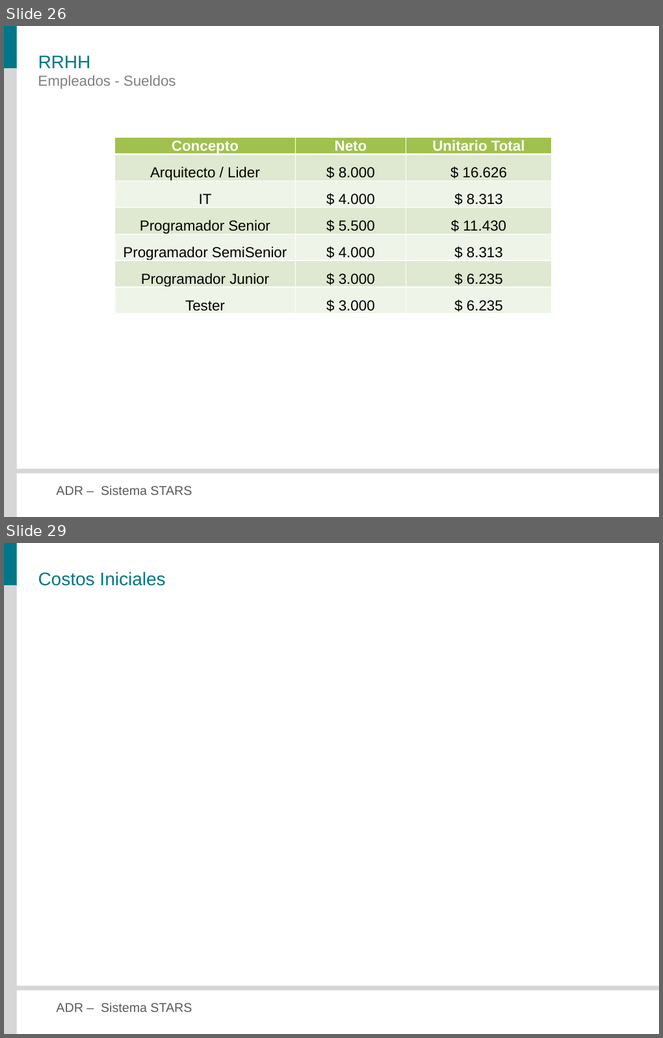
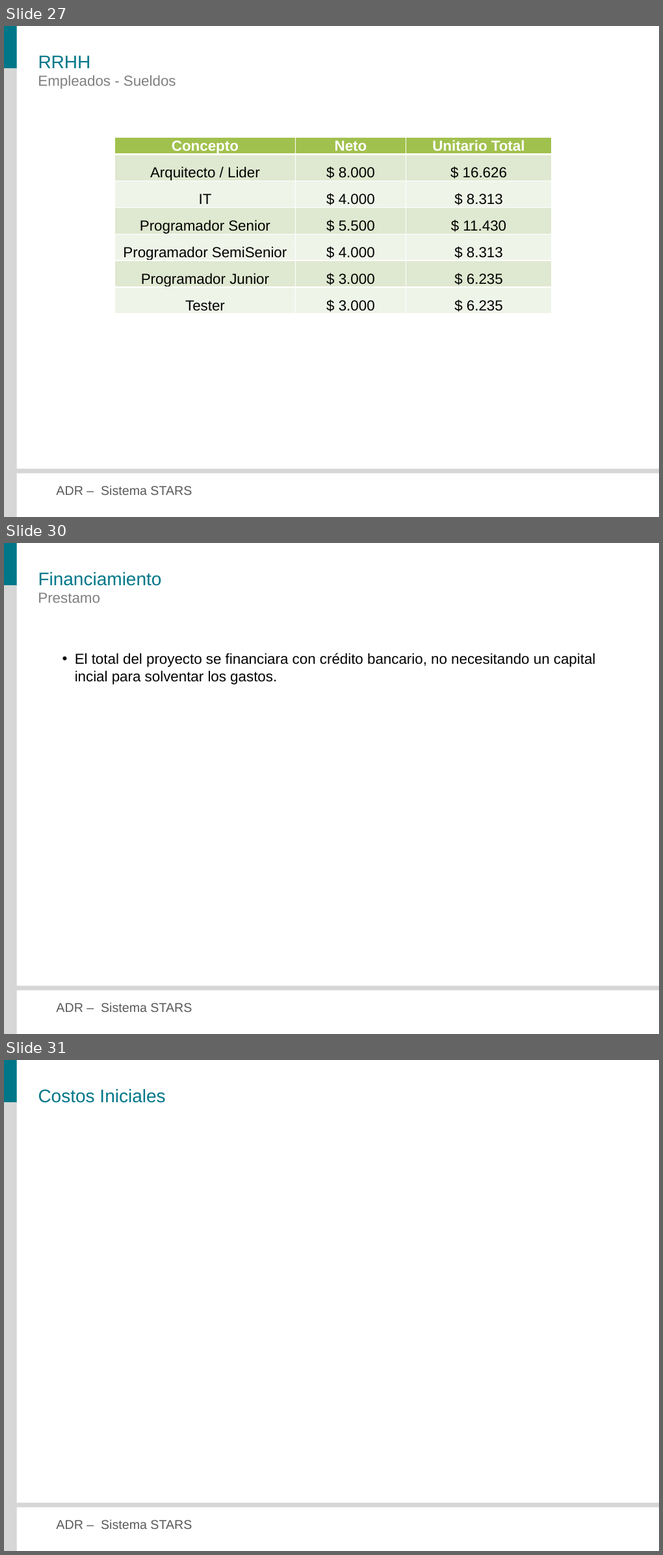
Before and after one commit to veritoreinoso/adr-2010, a slide deck: Presentacion.pptx. Shown one above the other, each under a label of ours: slides 26 and 29 before the commit, slides 27, 30 and 31 after it; the slides between them are not shown. The pictures are 663x1038 and 663x1555 pixels, drawn with LibreOffice and Linux fonts; fonts in the diff are those of the drawing. Boxes give left, top, right and bottom in pixels: in the first picture for what was removed or moved away, otherwise in the second. Text is boxed around its words. In the diff, an @@ line names an element or a change of style, - is before the commit and + after.

```diff
--- a/Presentacion.pptx
+++ b/Presentacion.pptx
@@ slide 30 added at box(4, 543, 659, 1034), background #FFFFFF; not listed: 4 template elements that a slide beside it also shows @@
@@ title added at box(38, 572, 162, 586), 20 pt, text #007788 @@
+Financiamiento
@@ text added at box(38, 592, 100, 603), 16 pt, text #808080 @@
+Prestamo
@@ text added at box(75, 653, 596, 685), 16 pt, text #000000 @@
+• El total del proyecto se financiara con crédito bancario, no necesitando un capital incial para solventar los gastos.
@@ what was slide 26 is now slide 27 @@
@@ what was slide 29 is now slide 31 @@
```
Also in this commit, not shown: 12 slides changed, 1 other slide added.
